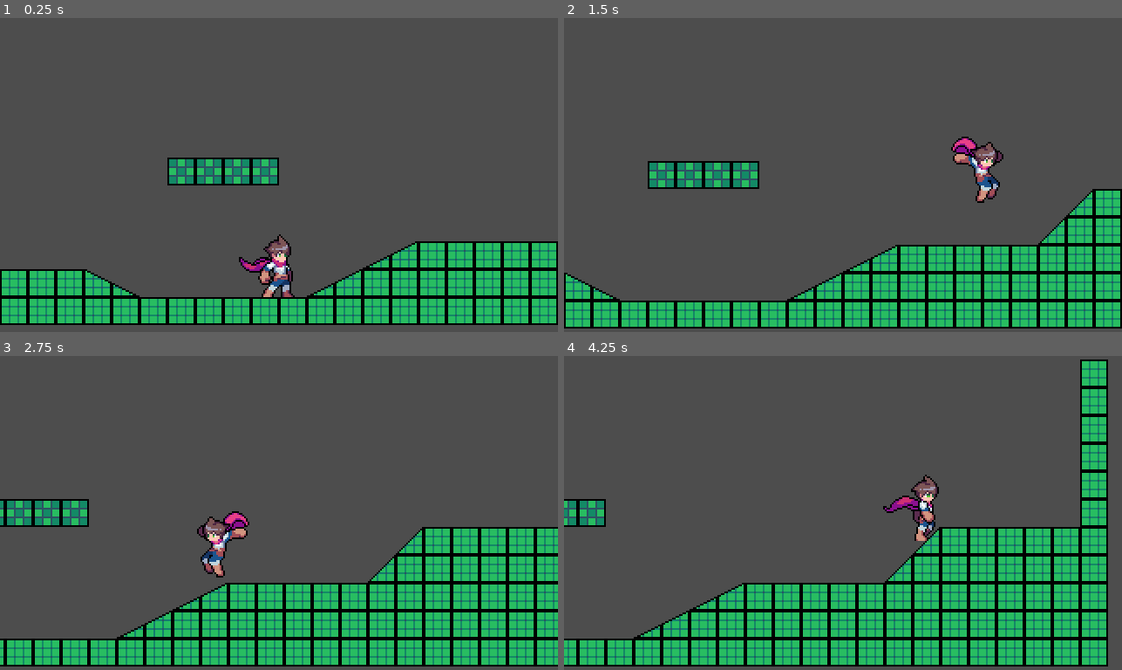
Above: before the commit, frames 1-4 (two rows, left to right).
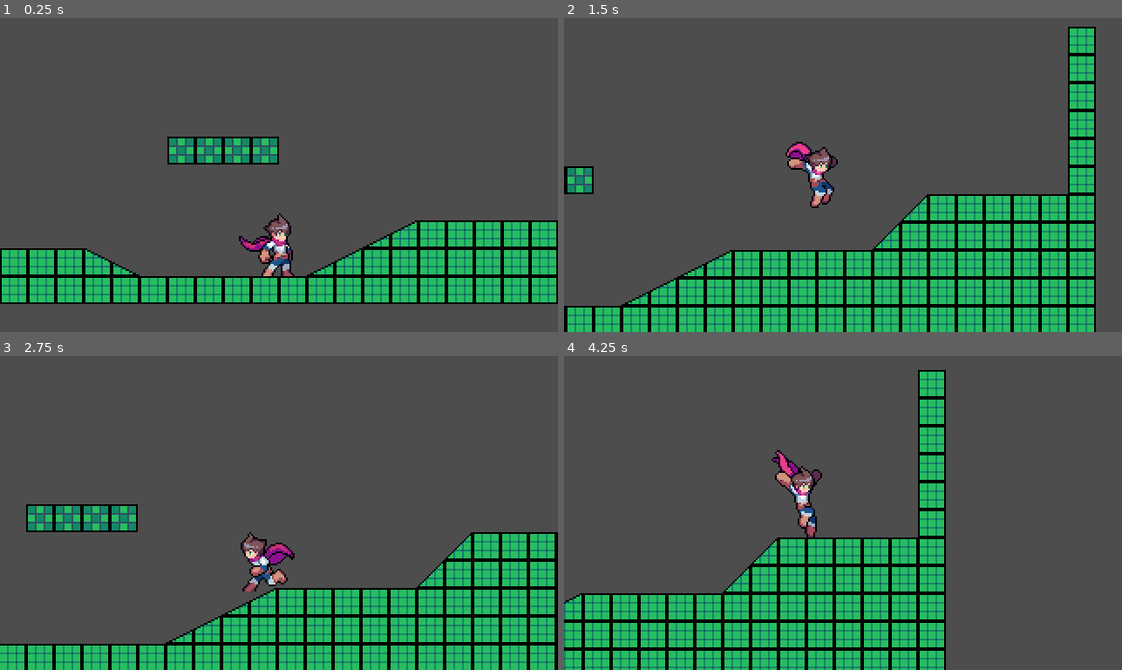
Above: after the commit, the same moments.

Repository: samuel129/HerosJourney
Game: Godot game, scene res://scenes/game.tscn
Two runs of this game, one before a commit and one after it. Both use one fixed random seed, a clock stepped at 60 frames per second and the inputs below.
Inputs:
- Up to frame 1 (0.25 s): no input
- Up to frame 2 (1.5 s): hold Shift (sprint) 0.53-1.28 s; hold Right (move_right) from 0.53 s (still down); tap W (jump) at 0.77, 0.8, 1.07, 1.35 s
- Up to frame 3 (2.75 s): tap W (jump) at 1.52, 1.82, 2.3 s; tap Shift (sprint) at 1.55 s; release Right (move_right) at 2.03 s; hold Left (move_left) from 2.03 s (still down); hold Shift (sprint) from 2.03 s (still down)
- Up to frame 4 (4.25 s): release Left (move_left) at 2.78 s; release Shift (sprint) at 2.78 s; hold Right (move_right) from 2.78 s (still down); tap Shift (sprint) at 2.85 s; tap W (jump) at 3.02, 3.32 s; hold W (jump) from 3.53 s (still down)

The runs differ from the first frame. In frame 1, 22% of the frame differs, in the area x 0-100%, y 37-98%; in frame 2, 30%; in frame 3, 25%; in frame 4, 38%, in the area x 0-98%, y 1-100%.

Commit message:
Updated Player Controller + Camera

Diff:
--- a/project.godot
+++ b/project.godot
@@ -41,11 +41,18 @@
 "deadzone": 0.2,
 "events": [Object(InputEventKey,"resource_local_to_scene":false,"resource_name":"","device":-1,"window_id":0,"alt_press …(192 unchanged characters)…
 , Object(InputEventKey,"resource_local_to_scene":false,"resource_name":"","device":-1,"window_id":0,"alt_pressed":false …(182 unchanged characters)…
+, Object(InputEventKey,"resource_local_to_scene":false,"resource_name":"","device":-1,"window_id":0,"alt_pressed":false,"shift_pressed":false,"ctrl_pressed":false,"meta_pressed":false,"pressed":false,"keycode":0,"physical_keycode":4194320,"key_label":0,"unicode":0,"location":0,"echo":false,"script":null)
 ]
 }
 sprint={
 "deadzone": 0.2,
 "events": [Object(InputEventKey,"resource_local_to_scene":false,"resource_name":"","device":-1,"window_id":0,"alt_press …(195 unchanged characters)…
+]
+}
+move_down={
+"deadzone": 0.2,
+"events": [Object(InputEventKey,"resource_local_to_scene":false,"resource_name":"","device":-1,"window_id":0,"alt_pressed":false,"shift_pressed":false,"ctrl_pressed":false,"meta_pressed":false,"pressed":false,"keycode":0,"physical_keycode":83,"key_label":0,"unicode":115,"location":0,"echo":false,"script":null)
+, Object(InputEventKey,"resource_local_to_scene":false,"resource_name":"","device":-1,"window_id":0,"alt_pressed":false,"shift_pressed":false,"ctrl_pressed":false,"meta_pressed":false,"pressed":false,"keycode":0,"physical_keycode":4194322,"key_label":0,"unicode":0,"location":0,"echo":false,"script":null)
 ]
 }
 
--- a/scenes/components/animation_component.gd
+++ b/scenes/components/animation_component.gd
@@ -3,6 +3,14 @@
 
 @export_subgroup("Nodes")
 @export var sprite: AnimatedSprite2D
+
+func _ready() -> void:
+	if not sprite.animation_finished.is_connected(_on_anim_finished):
+		sprite.animation_finished.connect(_on_anim_finished)
+
+func play_if_new(anim: String) -> void:
+	if sprite.animation != anim:
+		sprite.play(anim)
 
 func handle_horizontal_flip(move_direction: float) -> void:
 	if move_direction == 0:
@@ -15,15 +23,20 @@
 	handle_horizontal_flip(move_direction)
 
 	if move_direction == 0:
-		sprite.play("idle")
+		play_if_new("idle")
 	elif sprinting:
-		sprite.play("run")
+		play_if_new("run")
 	else:
-		sprite.play("walk")
+		play_if_new("walk")
 
 
 func handle_jump_animation(is_jumping: bool, is_falling: bool) -> void:
 	if is_jumping:
-		sprite.play("jump")
+		play_if_new("jump")
 	elif is_falling:
-		sprite.play("fall")
+		if sprite.animation != "fall" and sprite.animation != "fall_loop":
+			play_if_new("fall")
+
+func _on_anim_finished() -> void:
+	if sprite.animation == "fall":
+		sprite.play("fall_loop")
--- a/scenes/components/gravity_component.gd
+++ b/scenes/components/gravity_component.gd
@@ -3,11 +3,23 @@
 
 @export_subgroup("Settings")
 @export var gravity: float = 1000.0
+@export var fast_fall_multiplier: float = 2.0
 
 var is_falling = false
+var fast_falling: bool = false
 
-func handle_gravity(body: CharacterBody2D, delta: float) -> void:
+func handle_gravity(body: CharacterBody2D, delta: float, fast_falling_input: bool) -> void:
+	fast_falling = fast_falling_input
 	if not body.is_on_floor():
-		body.velocity.y += gravity * delta
+		var grav = gravity
+		# Fast Falling
+		if fast_falling and body.velocity.y > 0:
+			grav *= fast_fall_multiplier
+		body.velocity.y += grav * delta
 
+	# Detect Falling
 	is_falling = body.velocity.y > 0 and not body.is_on_floor()
+
+func is_near_ground(body: CharacterBody2D) -> bool:
+	var rc: RayCast2D = body.get_node("ground_check")
+	return rc.is_colliding()
--- a/scenes/components/input_component.gd
+++ b/scenes/components/input_component.gd
@@ -14,3 +14,6 @@
 
 func is_sprinting() -> bool:
 	return Input.is_action_pressed("sprint")
+
+func is_fast_falling() -> bool:
+	return Input.is_action_pressed("move_down")
--- a/scenes/components/jump_component.gd
+++ b/scenes/components/jump_component.gd
@@ -1,5 +1,8 @@
 class_name JumpComponent
 extends Node
+
+@export_subgroup("Nodes")
+@export var jump_buffer_timer: Timer
 
 @export_subgroup("Settings")
 @export var jump_velocity: float = -350.0
@@ -9,13 +12,30 @@
 var is_jumping: bool = false
 
 func handle_jump(body: CharacterBody2D, delta: float, want_to_jump: bool, holding_jump: bool) -> void:
+	# Update Coyote Time
 	if body.is_on_floor():
 		coyote_timer = coyote_time
 	else:
 		coyote_timer = max(0, coyote_timer - delta)
+	# Check for Buffer
+	handle_jump_buffer(body, want_to_jump)
+	handle_variable_jump_height(body, holding_jump)
+	# Jump Logic
 	if want_to_jump and (body.is_on_floor() or coyote_timer > 0):
-		body.velocity.y = jump_velocity
-		coyote_timer = 0
+		jump(body)
+	is_jumping = body.velocity.y < 0 and not body.is_on_floor()
+
+func handle_jump_buffer(body: CharacterBody2D, want_to_jump: bool) -> void:
+	if want_to_jump and not body.is_on_floor():
+		jump_buffer_timer.start()
+	if body.is_on_floor() and not jump_buffer_timer.is_stopped():
+		jump(body)
+
+func handle_variable_jump_height(body: CharacterBody2D, holding_jump: bool):
 	if not holding_jump and body.velocity.y < 0:
 		body.velocity.y = 0
-	is_jumping = body.velocity.y < 0 and not body.is_on_floor()
+
+func jump(body: CharacterBody2D) -> void:
+	body.velocity.y = jump_velocity
+	coyote_timer = 0
+	jump_buffer_timer.stop()
--- a/scenes/components/jump_component.tscn
+++ b/scenes/components/jump_component.tscn
@@ -2,5 +2,10 @@
 
 [ext_resource type="Script" uid="uid://c7b4chwxrdt6s" path="res://scenes/components/jump_component.gd" id="1_hg34l"]
 
-[node name="JumpComponent" type="Node" unique_id=1458893281]
+[node name="JumpComponent" type="Node" unique_id=1458893281 node_paths=PackedStringArray("jump_buffer_timer")]
 script = ExtResource("1_hg34l")
+jump_buffer_timer = NodePath("jump_buffer")
+
+[node name="jump_buffer" type="Timer" parent="." unique_id=1810362575]
+wait_time = 0.1
+one_shot = true
--- a/scenes/game.tscn
+++ b/scenes/game.tscn
@@ -1,6 +1,7 @@
 [gd_scene format=4 uid="uid://uohwgnen10us"]
 
 [ext_resource type="PackedScene" uid="uid://bwmweutrm3ywa" path="res://scenes/player.tscn" id="1_uwrxv"]
+[ext_resource type="Script" uid="uid://pfrb7u05pro0" path="res://scripts/camera_2d.gd" id="2_lnu2h"]
 [ext_resource type="Texture2D" uid="uid://dwqsgql6b0utm" path="res://assets/art/tilesets/LB_Prototype_Environment.png" id="2_yqjtg"]
 
 [sub_resource type="TileSetAtlasSource" id="TileSetAtlasSource_lnu2h"]
@@ -237,18 +238,24 @@
 [node name="Player" parent="." unique_id=563289409 instance=ExtResource("1_uwrxv")]
 position = Vector2(160, 133)
 
-[node name="Camera2D" type="Camera2D" parent="Player" unique_id=55697814]
-position = Vector2(0, -43)
-limit_top = 0
-limit_bottom = 176
+[node name="RemoteTransform2D" type="RemoteTransform2D" parent="Player" unique_id=1862289492]
+remote_path = NodePath("../../Camera2D")
+
+[node name="Camera2D" type="Camera2D" parent="." unique_id=55697814 node_paths=PackedStringArray("follow_target")]
+position = Vector2(160, 133)
+process_callback = 0
+limit_top = -50
+limit_bottom = 175
 limit_smoothed = true
 position_smoothing_enabled = true
-position_smoothing_speed = 1.0
-drag_left_margin = 0.5
-drag_top_margin = 0.75
-drag_right_margin = 0.5
-drag_bottom_margin = 0.75
-
-[node name="TileMapLayer" type="TileMapLayer" parent="." unique_id=492056982]
+position_smoothing_speed = 4.0
+drag_horizontal_enabled = true
+drag_vertical_enabled = true
+drag_top_margin = 0.35
+drag_bottom_margin = 0.1
+script = ExtResource("2_lnu2h")
+follow_target = NodePath("../Player")
+
+[node name="Foreground" type="TileMapLayer" parent="." unique_id=492056982]
 tile_map_data = PackedByteArray("AAAAAAoAAAAHAAQAAAABAAoAAAAHAAQAAAACAAoAAAAHAAQAAAADAAoAAAAHAAQAAAAEAAoAAAAHAAQAAAAFAA …(1408 unchanged characters)…
 tile_set = SubResource("TileSet_lbhrr")
--- a/scenes/player.tscn
+++ b/scenes/player.tscn
@@ -471,7 +471,7 @@
 "duration": 1.0,
 "texture": SubResource("AtlasTexture_gvmy4")
 }],
-"loop": true,
+"loop": false,
 "name": &"fall",
 "speed": 12.0
 }, {
@@ -691,11 +691,17 @@
 
 [node name="AnimatedSprite2D" type="AnimatedSprite2D" parent="." unique_id=673780519]
 sprite_frames = SubResource("SpriteFrames_vau08")
-animation = &"dash"
+animation = &"fall"
+frame = 3
+frame_progress = 1.0
 
 [node name="CollisionShape2D" type="CollisionShape2D" parent="." unique_id=1380215214]
 shape = SubResource("CapsuleShape2D_qsb7e")
 
+[node name="ground_check" type="RayCast2D" parent="." unique_id=1230468071]
+position = Vector2(0, 15)
+target_position = Vector2(0, 10)
+
 [node name="GravityComponent" parent="." unique_id=2040818991 instance=ExtResource("10_d2wvv")]
 
 [node name="InputComponent" parent="." unique_id=1788650517 instance=ExtResource("12_jej6c")]
--- /dev/null
+++ b/scripts/camera_2d.gd
@@ -0,0 +1,39 @@
+extends Camera2D
+
+@export var follow_target: CharacterBody2D
+@export var gravity_component: GravityComponent
+
+@export var base_offset: Vector2 = Vector2.ZERO
+
+@export var look_ahead_distance: float = 80.0
+@export var look_ahead_speed: float = 6.0
+
+@export var fast_fall_look_distance: float = 40.0 # how far down the camera looks
+@export var fast_fall_look_speed: float = 8.0 # how quickly it adjusts
+
+var look_offset: Vector2 = Vector2.ZERO
+var fall_look_offset_y: float = 0.0
+
+
+func _process(delta: float) -> void:
+	if follow_target == null:
+		return
+
+	# Horizontal lookahead
+	var vel: Vector2 = follow_target.velocity
+	var dir: float = sign(vel.x)
+
+	var target_offset_x: float = look_ahead_distance * dir
+	look_offset.x = lerp(look_offset.x, target_offset_x, delta * look_ahead_speed)
+
+	# Vertical look when fast-falling
+	var target_fall_offset_y: float = 0.0
+
+	if gravity_component != null and gravity_component.fast_falling:
+		target_fall_offset_y = fast_fall_look_distance
+
+	fall_look_offset_y = lerp(fall_look_offset_y, target_fall_offset_y, delta * fast_fall_look_speed)
+
+	# Final camera position
+	var final_offset: Vector2 = base_offset + Vector2(look_offset.x, fall_look_offset_y)
+	global_position = follow_target.global_position + final_offset
--- a/scripts/player.gd
+++ b/scripts/player.gd
@@ -8,16 +8,18 @@
 @export var jump_component: JumpComponent
 
 func _physics_process(delta: float) -> void:
-	gravity_component.handle_gravity(self, delta)
-
+	var fast_falling = input_component.is_fast_falling()
 	var dir = input_component.input_horizontal
 	var sprinting = input_component.is_sprinting()
+
+	gravity_component.handle_gravity(self, delta, fast_falling)
 
 	movement_component.handle_horizontal_movement(self, dir, sprinting)
 	jump_component.handle_jump(self, delta, input_component.get_jump_input(), input_component.is_jump_held())
 	if not jump_component.is_jumping and not gravity_component.is_falling:
 		animation_component.handle_move_animation(dir, sprinting)
-	animation_component.handle_jump_animation(jump_component.is_jumping, gravity_component.is_falling)
+	var really_falling = gravity_component.is_falling and not gravity_component.is_near_ground(self)
+	animation_component.handle_jump_animation(jump_component.is_jumping, really_falling)
 
 
 	move_and_slide()
Not shown, added: scripts/camera_2d.gd.uid
